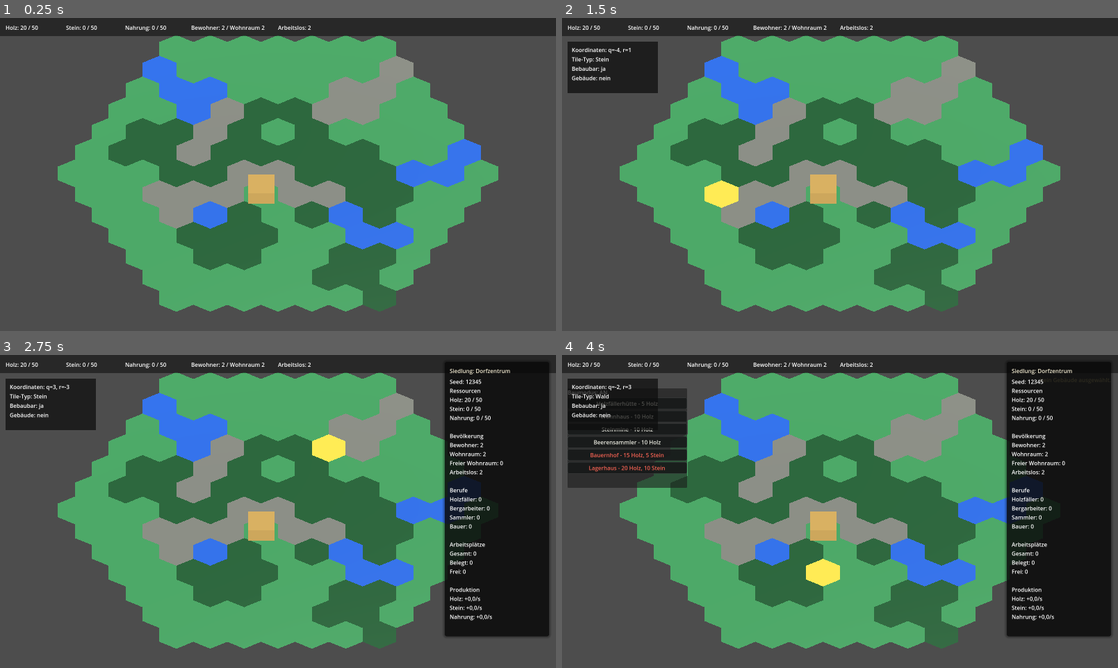
Above: before the commit, frames 1-4 (two rows, left to right).
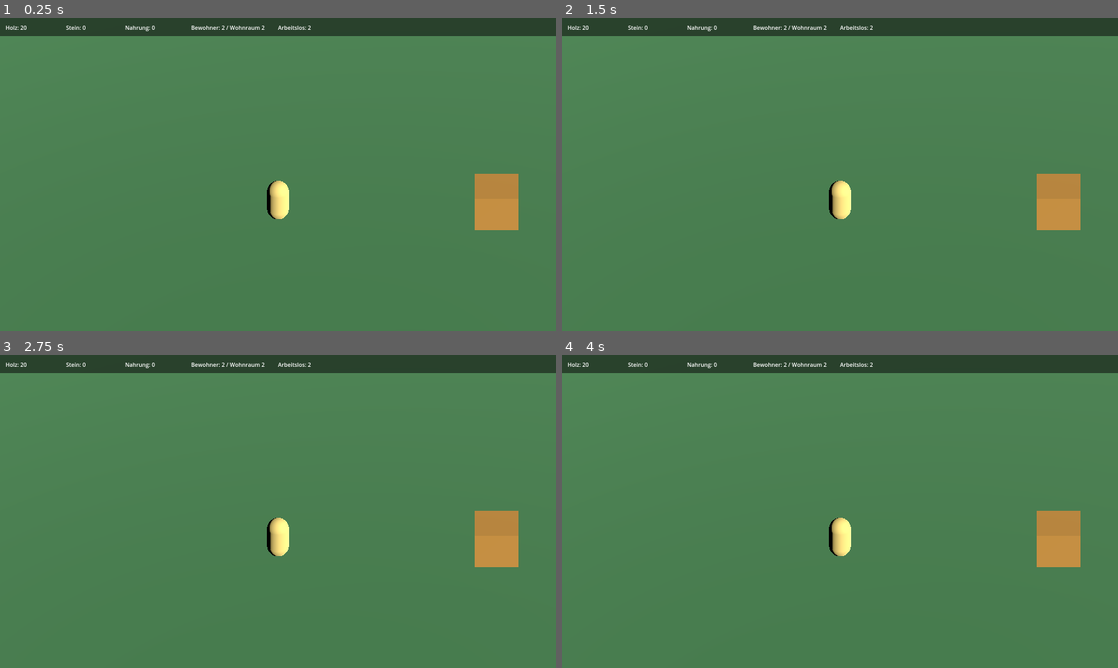
Above: after the commit, the same moments.

Repository: Ranu4922/CodexGame
Game: Godot game, scene res://scenes/Main.tscn
Same seed, same stepped clock (60 frames per second), same inputs: the game is played once before the commit and once after it.
Inputs (mouse positions are in pixels of both pictures, inside the frame that each line leads up to):
- Up to frame 1 (0.25 s): no input
- Up to frame 2 (1.5 s): tap Enter at 0.5 s; move the mouse to (962, 158) at 0.52 s; tap E at 0.6, 1.35 s; click (962, 158) at 0.67 s; tap Space at 1.25 s; move the mouse to (728, 190) at 1.27 s; click (728, 190) at 1.42 s
- Up to frame 3 (2.75 s): tap Enter at 2 s; move the mouse to (333, 442) at 2.02 s; tap I at 2.1 s; click (333, 442) at 2.17 s; tap E at 2.3 s
- Up to frame 4 (4 s): tap Space at 2.75 s; move the mouse to (812, 574) at 2.77 s; tap B at 2.85 s; click (812, 574) at 2.92 s; tap E at 3.05 s; click (628, 405) at 3.5 s, where only the run before the commit has a clickable "Holzfällerhütte - 5 Holz"

The runs differ from the first frame. In frame 1, 98% of the frame differs, in the area x 0-100%, y 0-100%; in frame 2, 98%; in frame 3, 97%; in frame 4, 97%.

Commit message:
Add PlayerWorld prototype and settlement view transition

Diff:
--- a/scenes/Main.tscn
+++ b/scenes/Main.tscn
@@ -1,9 +1,12 @@
-[gd_scene load_steps=3 format=3 uid="uid://d2mvphexmain"]
+[gd_scene load_steps=4 format=3 uid="uid://d2mvphexmain"]
 
+[ext_resource type="PackedScene" path="res://scenes/PlayerWorld.tscn" id="1_player_world"]
 [ext_resource type="PackedScene" path="res://scenes/SettlementManagementView.tscn" id="1_settlement_management_view"]
 [ext_resource type="Script" path="res://scripts/main.gd" id="2_main_script"]
 
 [node name="Main" type="Node"]
 script = ExtResource("2_main_script")
 
+[node name="PlayerWorld" parent="." instance=ExtResource("1_player_world")]
+
 [node name="SettlementManagementView" parent="." instance=ExtResource("1_settlement_management_view")]
--- /dev/null
+++ b/scenes/PlayerWorld.tscn
@@ -0,0 +1,75 @@
+[gd_scene load_steps=10 format=3 uid="uid://cvo8b5gbks1oo"]
+
+[ext_resource type="Script" path="res://scripts/player_world.gd" id="1_player_world_script"]
+
+[sub_resource type="PlaneMesh" id="PlaneMesh_ground"]
+size = Vector2(36, 36)
+
+[sub_resource type="StandardMaterial3D" id="StandardMaterial3D_ground"]
+albedo_color = Color(0.24, 0.46, 0.27, 1)
+
+[sub_resource type="BoxShape3D" id="BoxShape3D_ground"]
+size = Vector3(36, 0.1, 36)
+
+[sub_resource type="CapsuleMesh" id="CapsuleMesh_player"]
+radius = 0.35
+height = 1.35
+
+[sub_resource type="StandardMaterial3D" id="StandardMaterial3D_player"]
+albedo_color = Color(0.86, 0.76, 0.42, 1)
+
+[sub_resource type="BoxMesh" id="BoxMesh_village_center"]
+size = Vector3(1.4, 1.2, 1.4)
+
+[sub_resource type="StandardMaterial3D" id="StandardMaterial3D_village_center"]
+albedo_color = Color(0.69, 0.49, 0.19, 1)
+
+[node name="PlayerWorld" type="Node3D"]
+script = ExtResource("1_player_world_script")
+
+[node name="Ground" type="StaticBody3D" parent="."]
+
+[node name="GroundMesh" type="MeshInstance3D" parent="Ground"]
+mesh = SubResource("PlaneMesh_ground")
+surface_material_override/0 = SubResource("StandardMaterial3D_ground")
+
+[node name="GroundCollision" type="CollisionShape3D" parent="Ground"]
+transform = Transform3D(1, 0, 0, 0, 1, 0, 0, 0, 1, 0, -0.05, 0)
+shape = SubResource("BoxShape3D_ground")
+
+[node name="Player" type="Node3D" parent="."]
+transform = Transform3D(1, 0, 0, 0, 1, 0, 0, 0, 1, -4, 0.675, 0)
+
+[node name="PlayerMesh" type="MeshInstance3D" parent="Player"]
+mesh = SubResource("CapsuleMesh_player")
+surface_material_override/0 = SubResource("StandardMaterial3D_player")
+
+[node name="VillageCenter" type="Node3D" parent="."]
+transform = Transform3D(1, 0, 0, 0, 1, 0, 0, 0, 1, 3, 0.6, 0)
+
+[node name="VillageCenterMesh" type="MeshInstance3D" parent="VillageCenter"]
+mesh = SubResource("BoxMesh_village_center")
+surface_material_override/0 = SubResource("StandardMaterial3D_village_center")
+
+[node name="CameraRig" type="Node3D" parent="."]
+transform = Transform3D(1, 0, 0, 0, 1, 0, 0, 0, 1, -4, 0.675, 0)
+
+[node name="Camera3D" type="Camera3D" parent="CameraRig"]
+transform = Transform3D(1, 0, 0, 0, 0.819152, 0.573576, 0, -0.573576, 0.819152, 0, 8, 10)
+projection = 1
+size = 10.0
+current = true
+
+[node name="DirectionalLight3D" type="DirectionalLight3D" parent="."]
+transform = Transform3D(0.707107, -0.353553, 0.612372, 0, 0.866025, 0.5, -0.707107, -0.353553, 0.612372, 0, 10, 0)
+light_energy = 2.0
+
+[node name="CanvasLayer" type="CanvasLayer" parent="."]
+
+[node name="HintLabel" type="Label" parent="CanvasLayer"]
+offset_left = 640.0
+offset_top = 820.0
+offset_right = 960.0
+offset_bottom = 852.0
+text = "E: Dorf verwalten"
+horizontal_alignment = 1
--- a/scripts/game_world.gd
+++ b/scripts/game_world.gd
@@ -1,4 +1,6 @@
 extends Node3D
+
+signal management_exit_requested
 
 # MVP note:
 # This script currently drives the hex-based settlement management view.
@@ -33,6 +35,7 @@
 @onready var stone_mine_button: Button = $CanvasLayer/BuildMenu/VBoxContainer/StoneMineButton
 @onready var berry_gatherer_button: Button = $CanvasLayer/BuildMenu/VBoxContainer/BerryGathererButton
 @onready var warehouse_button: Button = $CanvasLayer/BuildMenu/VBoxContainer/WarehouseButton
+@onready var management_camera: Camera3D = $CameraRig/Camera3D
 
 var message_version: int = 0
 var selected_building_name: String = "-"
@@ -131,6 +134,14 @@
 		if key_event.keycode == KEY_ESCAPE and settlement_window.visible:
 			settlement_window.visible = false
 			get_viewport().set_input_as_handled()
+			return
+		if key_event.keycode == KEY_ESCAPE:
+			management_exit_requested.emit()
+			get_viewport().set_input_as_handled()
+
+
+func activate_management_view() -> void:
+	management_camera.current = true
 
 
 func _on_hex_selected(
--- a/scripts/main.gd
+++ b/scripts/main.gd
@@ -1,7 +1,31 @@
 extends Node
 
-# Main currently starts directly in the settlement management view for the MVP.
-# Later this scene can host the normal player world and open that view on demand.
+# Main starts in the first player world prototype and opens the settlement
+# management view when the player interacts with the village center.
+
+@onready var player_world: Node = $PlayerWorld
+@onready var settlement_management_view: Node = $SettlementManagementView
+
 
 func _ready() -> void:
 	print("Hex Survival MVP gestartet")
+	player_world.call("set_active", true)
+	settlement_management_view.visible = false
+	settlement_management_view.process_mode = Node.PROCESS_MODE_DISABLED
+	player_world.connect("settlement_management_requested", Callable(self, "_open_settlement_management_view"))
+	settlement_management_view.connect("management_exit_requested", Callable(self, "_open_player_world"))
+
+
+func _open_settlement_management_view() -> void:
+	player_world.call("set_active", false)
+	player_world.process_mode = Node.PROCESS_MODE_DISABLED
+	settlement_management_view.process_mode = Node.PROCESS_MODE_INHERIT
+	settlement_management_view.visible = true
+	settlement_management_view.call("activate_management_view")
+
+
+func _open_player_world() -> void:
+	settlement_management_view.visible = false
+	settlement_management_view.process_mode = Node.PROCESS_MODE_DISABLED
+	player_world.process_mode = Node.PROCESS_MODE_INHERIT
+	player_world.call("set_active", true)
--- /dev/null
+++ b/scripts/player_world.gd
@@ -0,0 +1,105 @@
+extends Node3D
+
+signal settlement_management_requested
+
+@export var move_speed: float = 6.0
+@export var interaction_distance: float = 2.4
+
+@onready var player: Node3D = $Player
+@onready var camera_rig: Node3D = $CameraRig
+@onready var camera: Camera3D = $CameraRig/Camera3D
+@onready var village_center: Node3D = $VillageCenter
+@onready var hint_label: Label = $CanvasLayer/HintLabel
+
+var target_position: Vector3 = Vector3.ZERO
+var has_move_target: bool = false
+
+
+func _ready() -> void:
+	target_position = player.global_position
+	hint_label.visible = false
+
+
+func set_active(active: bool) -> void:
+	visible = active
+	set_process(active)
+	set_process_input(active)
+	set_process_unhandled_input(active)
+	if active:
+		camera.current = true
+
+
+func _process(delta: float) -> void:
+	_update_player_movement(delta)
+	_update_camera()
+	_update_interaction_hint()
+
+
+func _unhandled_input(event: InputEvent) -> void:
+	if event is InputEventMouseButton:
+		var mouse_event: InputEventMouseButton = event as InputEventMouseButton
+		if mouse_event.pressed and mouse_event.button_index == MOUSE_BUTTON_RIGHT:
+			_try_set_move_target()
+			get_viewport().set_input_as_handled()
+
+	if event is InputEventKey:
+		var key_event: InputEventKey = event as InputEventKey
+		if key_event.pressed and not key_event.echo and key_event.keycode == KEY_E and _is_near_village_center():
+			settlement_management_requested.emit()
+			get_viewport().set_input_as_handled()
+
+
+func _try_set_move_target() -> void:
+	var ray_result: Dictionary = _get_mouse_ray_result()
+	if ray_result.is_empty():
+		return
+	var collider: Variant = ray_result.get("collider")
+	if not (collider is Node):
+		return
+	var collider_node: Node = collider as Node
+	if collider_node.name != "Ground":
+		return
+	var hit_position: Vector3 = ray_result["position"]
+	target_position = Vector3(hit_position.x, player.global_position.y, hit_position.z)
+	has_move_target = true
+
+
+func _get_mouse_ray_result() -> Dictionary:
+	var mouse_position: Vector2 = get_viewport().get_mouse_position()
+	var ray_origin: Vector3 = camera.project_ray_origin(mouse_position)
+	var ray_end: Vector3 = ray_origin + camera.project_ray_normal(mouse_position) * 1000.0
+	var query: PhysicsRayQueryParameters3D = PhysicsRayQueryParameters3D.create(ray_origin, ray_end)
+	return get_world_3d().direct_space_state.intersect_ray(query)
+
+
+func _update_player_movement(delta: float) -> void:
+	if not has_move_target:
+		return
+	var current_position: Vector3 = player.global_position
+	var direction: Vector3 = target_position - current_position
+	direction.y = 0.0
+	var distance: float = direction.length()
+	if distance <= 0.08:
+		player.global_position = target_position
+		has_move_target = false
+		return
+	var step_distance: float = move_speed * delta
+	if step_distance > distance:
+		step_distance = distance
+	player.global_position = current_position + direction.normalized() * step_distance
+
+
+func _update_camera() -> void:
+	camera_rig.global_position = player.global_position
+
+
+func _update_interaction_hint() -> void:
+	hint_label.visible = _is_near_village_center()
+
+
+func _is_near_village_center() -> bool:
+	var player_position: Vector3 = player.global_position
+	var center_position: Vector3 = village_center.global_position
+	player_position.y = 0.0
+	center_position.y = 0.0
+	return player_position.distance_to(center_position) <= interaction_distance
